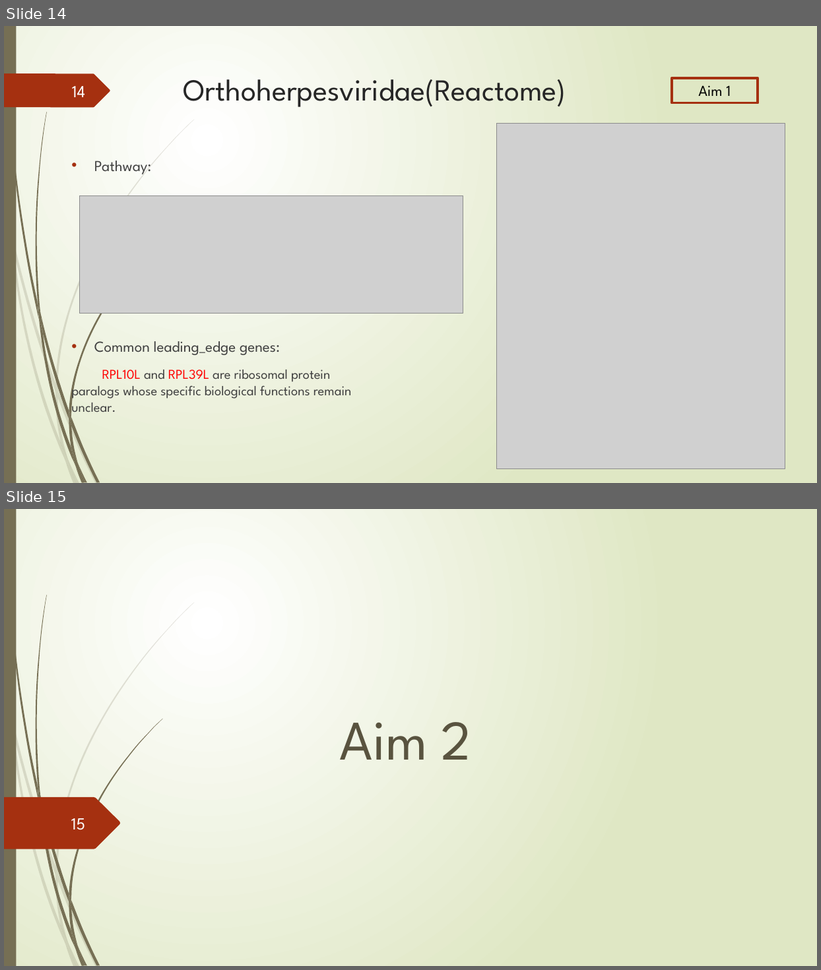
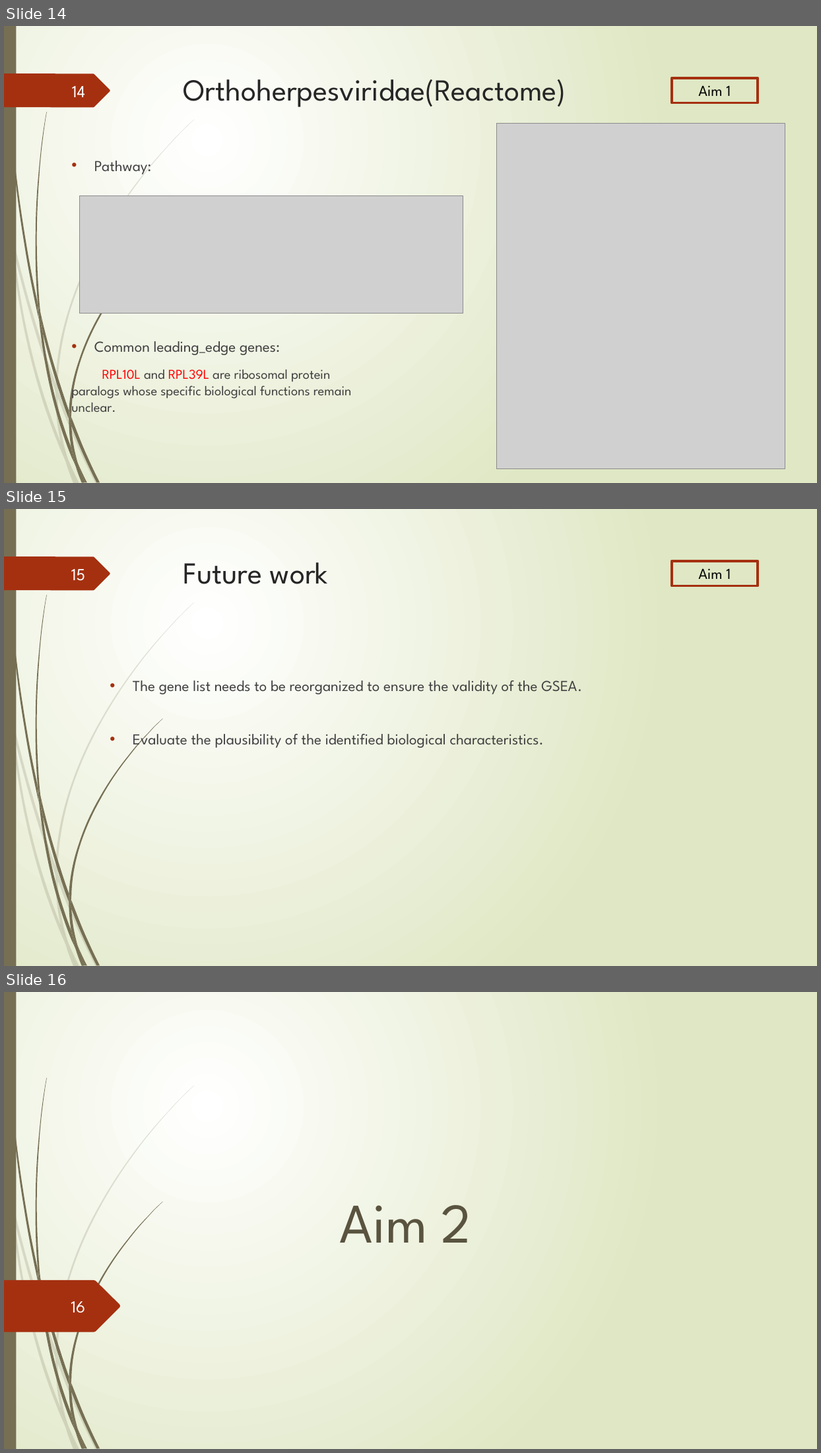
Before and after one commit to Lai-jun-yan/Academia-Sinica-internship-project, a slide deck: 暑期實習進度報告/presentation_final.pptx. Shown one above the other, each under a label of ours: slides 14 and 15 before the commit, slides 14, 15 and 16 after it. The pictures are 821x970 and 821x1453 pixels, drawn with LibreOffice and Linux fonts; fonts in the diff are those of the drawing; grey boxes stand for pictures. Boxes give left, top, right and bottom in pixels: in the first picture for what was removed or moved away, otherwise in the second. Text is boxed around its words. In the diff, an @@ line names an element or a change of style, - is before the commit and + after.

```diff
--- a/暑期實習進度報告/presentation_final.pptx
+++ b/暑期實習進度報告/presentation_final.pptx
@@ slide 15 added at (4,509,817,966), background gradient #FFFFFF to #DFE8C4; not listed: 24 template elements that a slide beside it also shows @@
@@ title added at (183,562,329,584), 36 pt, text #262626 @@
+Future work
@@ rectangle added at (672,561,758,586), outline #A53010 3 pt, 18 pt, text #000000 @@
+Aim 1
@@ page number added at (71,569,85,581), 20 pt, text #FEFFFF @@
+15
@@ text added at (133,681,582,749), 18 pt, text #404040 @@
+• The gene list needs to be reorganized to ensure the validity of the GSEA.
+• Evaluate the plausibility of the identified biological characteristics.
@@ what was slide 15 is now slide 16 @@
@@ page number at (71,1302,85,1313): text changed @@
-15
+16
```
Also in this commit, not shown: 9 slides changed, 1 other slide added.
